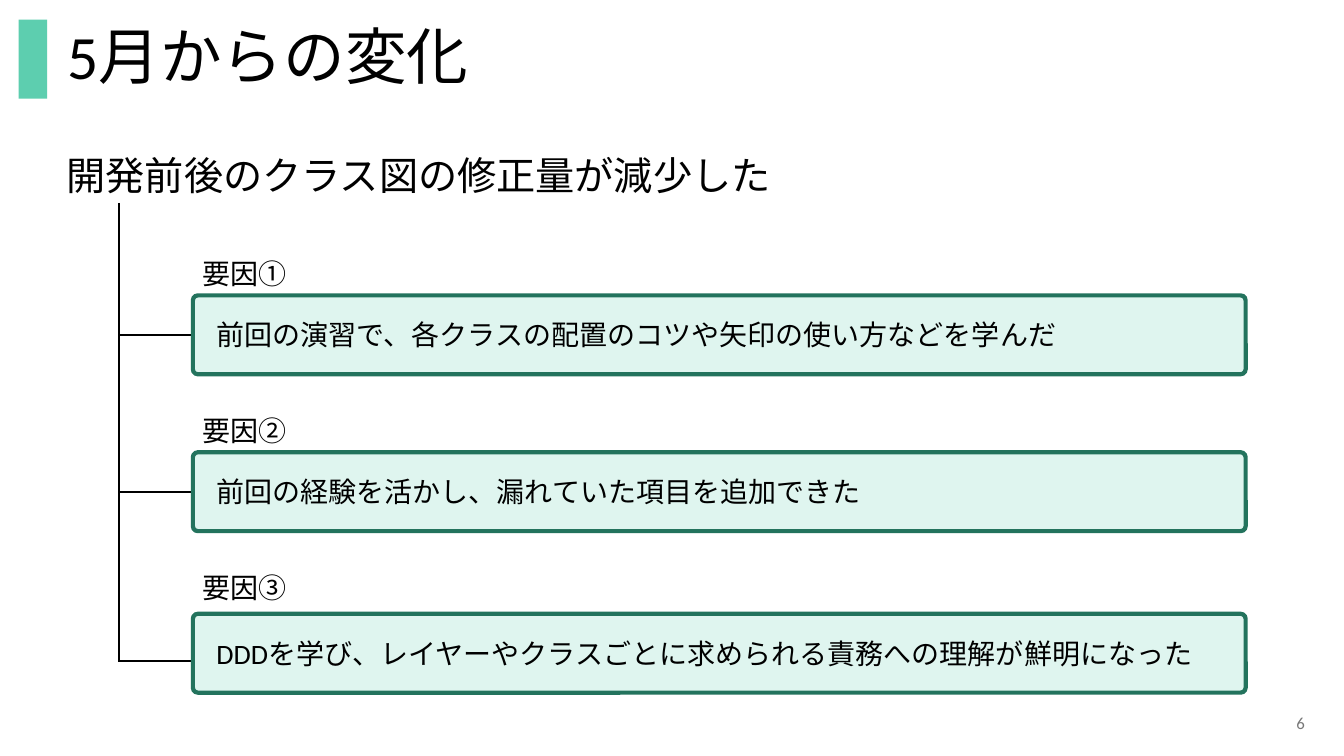
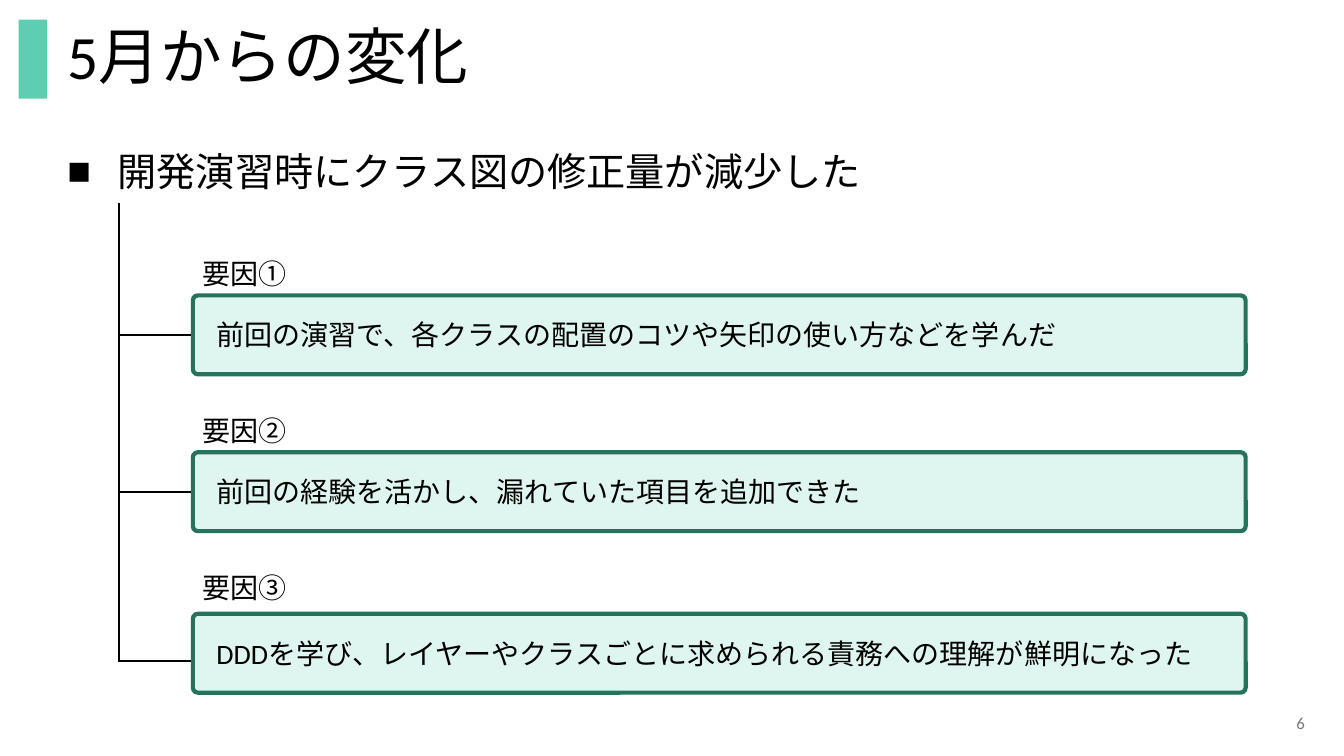
Before and after one commit to Keiichiro-Murayama/LibraryAPI, a slide deck: slide 6 of Docs/6月月次報告_WEMEX_村山.pptx. Drawn at 1344x756 pixels with LibreOffice and Linux fonts; fonts in the diff are those of the drawing. Boxes give left, top, right and bottom in pixels: in the first picture for what was removed or moved away, otherwise in the second. Text is boxed around its words. In the diff, an @@ line names an element or a change of style, - is before the commit and + after.

```diff
--- a/Docs/6月月次報告_WEMEX_村山.pptx
+++ b/Docs/6月月次報告_WEMEX_村山.pptx
@@ text at [118, 153, 861, 190]: text changed @@
-開発前後のクラス図の修正量が減少した
+■ 開発演習時にクラス図の修正量が減少した
```
Also in this commit, not shown: 5 other slides changed.
